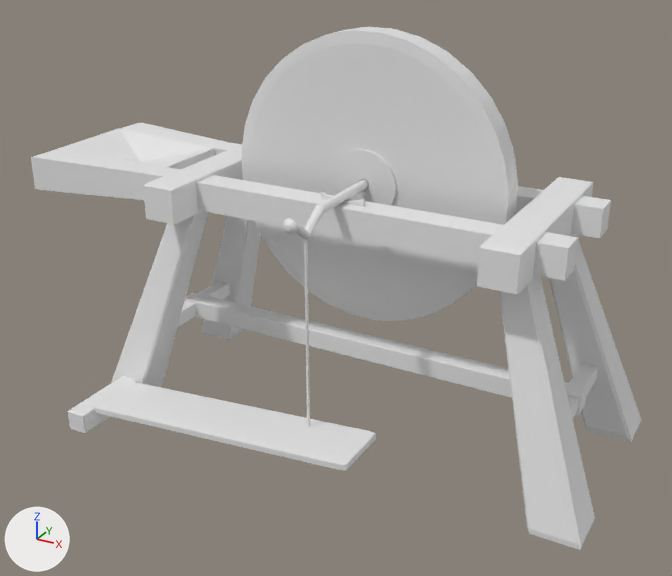
What one commit did to the Blender file Blender/Grindstone.blend.
Both versions are drawn from a 50 mm lens placed at (2.72, -5.44, 1.87), pointed at (-0.11, -0.3, -0.7). Arrows for +X, +Y and +Z are at lower left; the lights stay in place.

The older version as bpy lines, for what is in view:
```python
ob_cube_001 = bpy.data.objects.new('Cube.001', me_cube_002)
ob_cube_001.location = (0.0, -0.409, -0.142)
ob_cube_001.scale = (1.5, 0.0998, 0.0998)
ob_cube_002 = bpy.data.objects.new('Cube.002', me_cube_005)
ob_cube_002.location = (-1.217, 0.0, -0.147)
ob_cube_002.scale = (0.125, 0.774, 0.125)
ob_cube_003 = bpy.data.objects.new('Cube.003', me_cube_004)
ob_cube_003.location = (1.188, 0.0, -0.147)
ob_cube_003.scale = (0.125, 0.774, 0.125)
ob_cube_004 = bpy.data.objects.new('Cube.004', me_cube_006)
ob_cube_004.location = (-1.205, 0.358, -0.998)
ob_cube_004.rotation_euler = (1.571, 0.0, 0.0)  # degrees (90, 0, 0)
ob_cube_004.scale = (0.096, 0.788, 0.096)
ob_cube_005 = bpy.data.objects.new('Cube.005', me_cube_007)
ob_cube_005.location = (-1.205, -0.403, -0.998)
ob_cube_005.rotation_euler = (1.571, 0.0, 0.0)  # degrees (90, 0, 0)
ob_cube_005.scale = (0.096, 0.788, 0.096)
ob_cube_006 = bpy.data.objects.new('Cube.006', me_cube_008)
ob_cube_006.location = (1.171, 0.358, -0.998)
ob_cube_006.rotation_euler = (1.571, 0.0, 0.0)  # degrees (90, 0, 0)
ob_cube_006.scale = (0.096, 0.788, 0.096)
ob_cube_012 = bpy.data.objects.new('Cube.012', me_cube_014)
ob_cube_012.location = (-0.605, -1.0, -1.537)
ob_cube_012.rotation_euler = (0.0, -0.0873, 0.0)  # degrees (0, -5, 0)
ob_cube_012.scale = (-1.07, -0.215, -0.0208)
ob_cylinder = bpy.data.objects.new('Cylinder', me_cylinder)
ob_cylinder.location = (0.0, 0.0, 0.0)
ob_cylinder.rotation_euler = (1.571, 0.0, 0.0)  # degrees (90, 0, 0)
ob_cylinder.scale = (1.0, 1.0, 0.1)
ob_cylinder_001 = bpy.data.objects.new('Cylinder.001', me_cylinder_001)
ob_cylinder_001.location = (0.0, -0.114, 0.0)
ob_cylinder_001.rotation_euler = (1.571, 0.0, 0.0)  # degrees (90, 0, 0)
ob_cylinder_001.scale = (0.0317, 0.0317, 0.6)
# also in view: 'Cube.011' at (-1.65, -1.0, -1.68); 'Cube.007' at (1.46, -0.57, -1.0); 'Cube.010' at (-0.02, -0.02, -1.26)
```
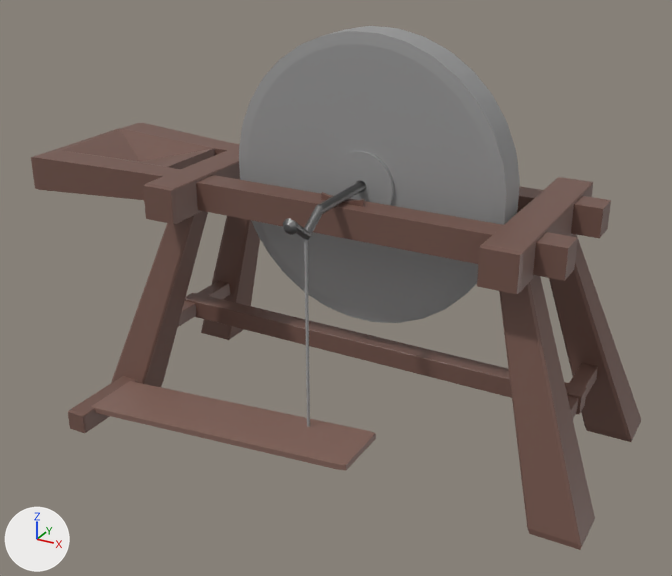
What the commit changed:
Material 'Material.004' (mat_material_004) is new.
Its base color is (0.236, 0.133, 0.108) (brown #85665c).
Material 'Material.003' (mat_material_003) is new.
Its base color is (0.172, 0.0903, 0.0709) (brown #73554b).
Material 'Material.002' (mat_material_002) is new.
Its base color is (0.185, 0.185, 0.185) (grey #777777).
Its metallic is 1.0.
Material 'Material.001' (mat_material_001) is new.
Its base color is (0.316, 0.316, 0.316) (grey #989898).
Its roughness is 0.62.
me_cylinder has 544 vertices, 546 faces and spans x -0.99..0.99, y -0.99..0.99, z -1.21..1.18.
me_cylinder now uses material mat_material_001 (grey #989898).
me_cylinder_001 has 90 vertices, 82 faces and spans x -1.54..1.54, y -4.47..1.63, z -1.09..1.62.
me_cylinder_001 now uses material mat_material_002 (grey #777777).
me_cube_002 has 84 vertices, 81 faces and spans x -1.67..1.0, y -2.37..9.94, z -1.28..1.45.
me_cube_002 now uses material mat_material_003 (brown #73554b).
me_cube_004 has 24 vertices, 26 faces and spans x -1.0..1.0, y -1.0..1.0, z -1.0..1.0.
me_cube_004 now uses material mat_material_003 (brown #73554b).
me_cube_005 has 24 vertices, 26 faces and spans x -1.0..1.0, y -1.0..1.0, z -1.0..1.0.
me_cube_005 now uses material mat_material_003 (brown #73554b).
me_cube_006 has 28 vertices, 30 faces and spans x -6.93..0.91, y -1.01..1.0, z -3.89..0.93.
me_cube_006 now uses material mat_material_003 (brown #73554b).
me_cube_007 has 28 vertices, 30 faces and spans x -6.93..0.91, y -1.01..1.0, z -0.93..3.89.
me_cube_007 now uses material mat_material_003 (brown #73554b).
me_cube_008 has 24 vertices, 26 faces and spans x -0.91..7.03, y -1.0..1.0, z -4.57..0.93.
me_cube_008 now uses material mat_material_003 (brown #73554b).
me_cube_009 has 20 vertices, 20 faces and spans x -0.91..7.03, y -1.0..1.0, z -1.0..4.57.
me_cube_009 now uses material mat_material_003 (brown #73554b).
me_cube_010 has 24 vertices, 26 faces and spans x -1.0..1.0, y -1.0..1.0, z -1.0..1.0.
me_cube_010 now uses material mat_material_003 (brown #73554b).
me_cube_011 has 24 vertices, 26 faces and spans x -1.0..1.0, y -1.0..1.0, z -1.0..1.0.
me_cube_011 now uses material mat_material_003 (brown #73554b).
me_cube_012 has 24 vertices, 26 faces and spans x -1.0..1.0, y -1.0..1.0, z -1.0..1.0.
me_cube_012 now uses material mat_material_003 (brown #73554b).
me_cube_013 has 24 vertices, 26 faces and spans x -1.0..1.0, y -1.0..1.0, z -1.0..1.0.
me_cube_013 now uses material mat_material_003 (brown #73554b).
me_cube_014 has 24 vertices, 26 faces and spans x -1.0..1.0, y -1.0..1.0, z -1.0..1.0.
me_cube_014 now uses material mat_material_004 (brown #85665c).
Object 'Cylinder' (ob_cylinder) is rescaled from (1.0, 1.0, 0.1) to (1.0, 1.0, 0.137).

Location of each change, (x1, y1, x2, y2) in pixels of the pictures (672 x 576 px):
'Cylinder', recoloured, rescaled: before (242, 27, 518, 321); after (239, 26, 520, 323)
'Cube.001', recoloured (white to brown): (31, 123, 611, 281) in both
'Cube.007', recoloured (grey to brown): (499, 275, 595, 550) in both
'Cube.012', recoloured (white to brown): (91, 381, 376, 470) in both
'Cube.010', recoloured (grey to brown): (185, 293, 587, 415) in both
'Cube.006', recoloured (grey to brown): (549, 234, 641, 442) in both
'Cube.005', recoloured (grey to brown): (111, 211, 208, 387) in both
'Cube.003', recoloured (white to brown): (477, 177, 593, 294) in both
'Cube.002', recoloured (white to brown): (143, 145, 243, 224) in both
'Cube.004', recoloured (grey to brown): (201, 216, 261, 340) in both
'Cube.011', recoloured (white to brown): (68, 376, 137, 433) in both
'Cylinder.001', recoloured (white to grey): (283, 179, 369, 240) in both
'Cube.009', recoloured (grey to brown): (178, 281, 230, 327) in both
'Cube.008', recoloured (grey to brown): (567, 363, 598, 419) in both
